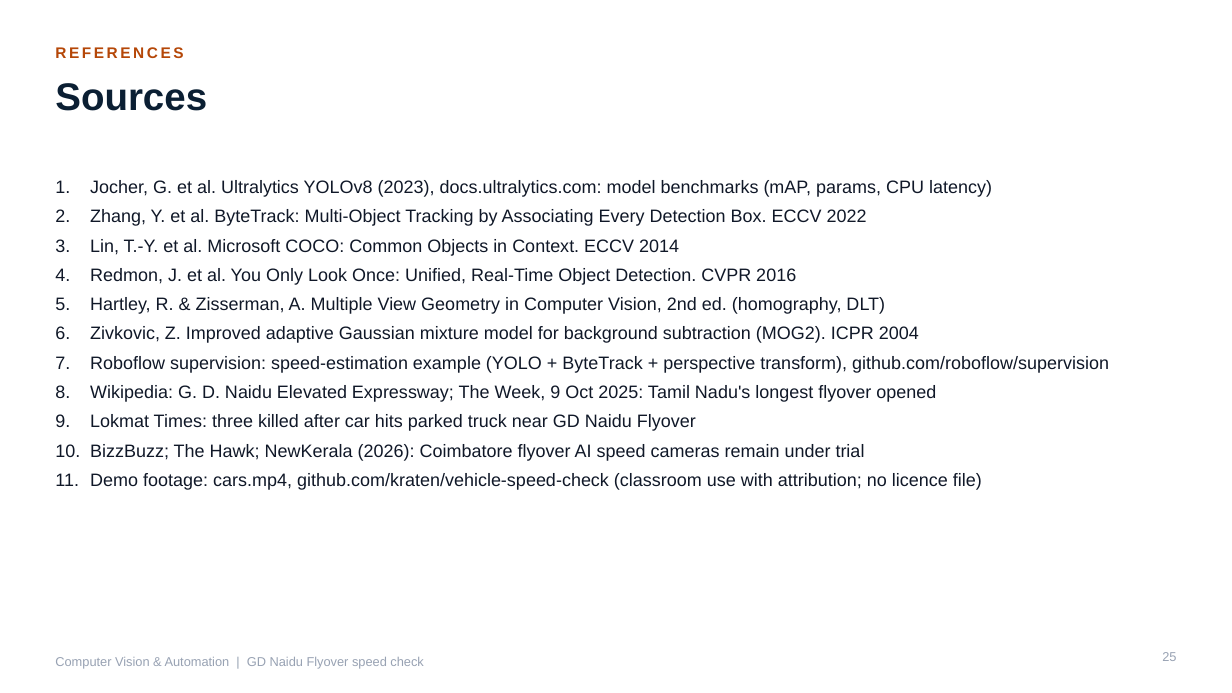
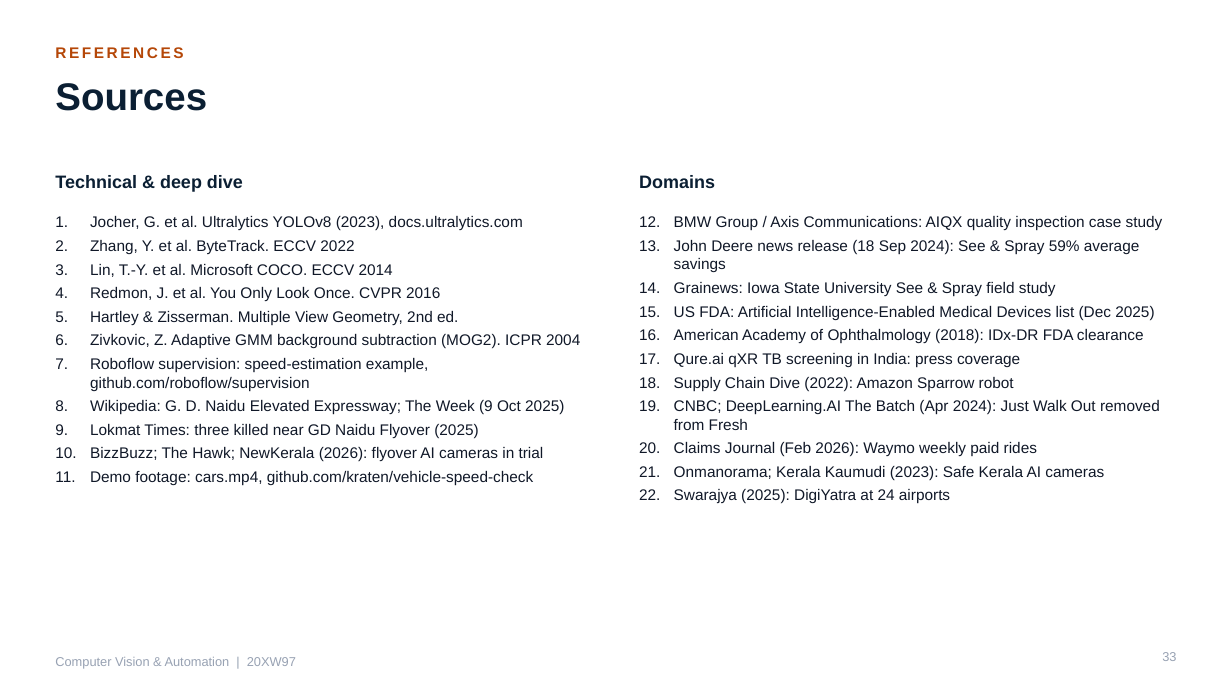
Before and after one commit to Prem-Dharshan/20XW97, a slide deck: slide 33 of cv-automation-ppt/CV_and_Automation.pptx (slide 25 before the commit). Drawn at 1232x693 pixels with LibreOffice and Linux fonts; fonts in the diff are those of the drawing. Boxes give left, top, right and bottom in pixels: in the first picture for what was removed or moved away, otherwise in the second. Text is boxed around its words. In the diff, an @@ line names an element or a change of style, - is before the commit and + after.

```diff
--- a/cv-automation-ppt/CV_and_Automation.pptx
+++ b/cv-automation-ppt/CV_and_Automation.pptx
@@ text added at [55,175,243,192], 14 pt, text #0B1F33, bold @@
+Technical & deep dive
@@ text added at [639,175,715,188], 14 pt, text #0B1F33, bold @@
+Domains
@@ text at [90,216,580,486]: text changed; size 14 to 12 pt @@
-1. Jocher, G. et al. Ultralytics YOLOv8 (2023), docs.ultralytics.com: model benchmarks (mAP, params, CPU latency)
-2. Zhang, Y. et al. ByteTrack: Multi-Object Tracking by Associating Every Detection Box. ECCV 2022
-3. Lin, T.-Y. et al. Microsoft COCO: Common Objects in Context. ECCV 2014
-4. Redmon, J. et al. You Only Look Once: Unified, Real-Time Object Detection. CVPR 2016
-5. Hartley, R. & Zisserman, A. Multiple View Geometry in Computer Vision, 2nd ed. (homography, DLT)
-6. Zivkovic, Z. Improved adaptive Gaussian mixture model for background subtraction (MOG2). ICPR 2004
-7. Roboflow supervision: speed-estimation example (YOLO + ByteTrack + perspective transform), github.com/roboflow/supervision
-8. Wikipedia: G. D. Naidu Elevated Expressway; The Week, 9 Oct 2025: Tamil Nadu's longest flyover opened
-9. Lokmat Times: three killed after car hits parked truck near GD Naidu Flyover
-10. BizzBuzz; The Hawk; NewKerala (2026): Coimbatore flyover AI speed cameras remain under trial
-11. Demo footage: cars.mp4, github.com/kraten/vehicle-speed-check (classroom use with attribution; no licence file)
+1. Jocher, G. et al. Ultralytics YOLOv8 (2023), docs.ultralytics.com
+2. Zhang, Y. et al. ByteTrack. ECCV 2022
+3. Lin, T.-Y. et al. Microsoft COCO. ECCV 2014
+4. Redmon, J. et al. You Only Look Once. CVPR 2016
+5. Hartley & Zisserman. Multiple View Geometry, 2nd ed.
+6. Zivkovic, Z. Adaptive GMM background subtraction (MOG2). ICPR 2004
+7. Roboflow supervision: speed-estimation example, github.com/roboflow/supervision
+8. Wikipedia: G. D. Naidu Elevated Expressway; The Week (9 Oct 2025)
+9. Lokmat Times: three killed near GD Naidu Flyover (2025)
+10. BizzBuzz; The Hawk; NewKerala (2026): flyover AI cameras in trial
+11. Demo footage: cars.mp4, github.com/kraten/vehicle-speed-check
@@ text added at [674,216,1163,504], 12 pt, text #101828 @@
+12. BMW Group / Axis Communications: AIQX quality inspection case study
+13. John Deere news release (18 Sep 2024): See & Spray 59% average savings
+14. Grainews: Iowa State University See & Spray field study
+15. US FDA: Artificial Intelligence-Enabled Medical Devices list (Dec 2025)
+16. American Academy of Ophthalmology (2018): IDx-DR FDA clearance
+17. Qure.ai qXR TB screening in India: press coverage
+18. Supply Chain Dive (2022): Amazon Sparrow robot
+19. CNBC; DeepLearning.AI The Batch (Apr 2024): Just Walk Out removed from Fresh
+20. Claims Journal (Feb 2026): Waymo weekly paid rides
+21. Onmanorama; Kerala Kaumudi (2023): Safe Kerala AI cameras
+22. Swarajya (2025): DigiYatra at 24 airports
@@ text at [55,657,296,669]: text changed @@
-Computer Vision & Automation | GD Naidu Flyover speed check
+Computer Vision & Automation | 20XW97
@@ page number at [1162,652,1176,661]: text changed @@
-25
+33
```
Also in this commit, not shown: 22 other slides changed, 9 slides added, 1 slide removed, 2 other files.
